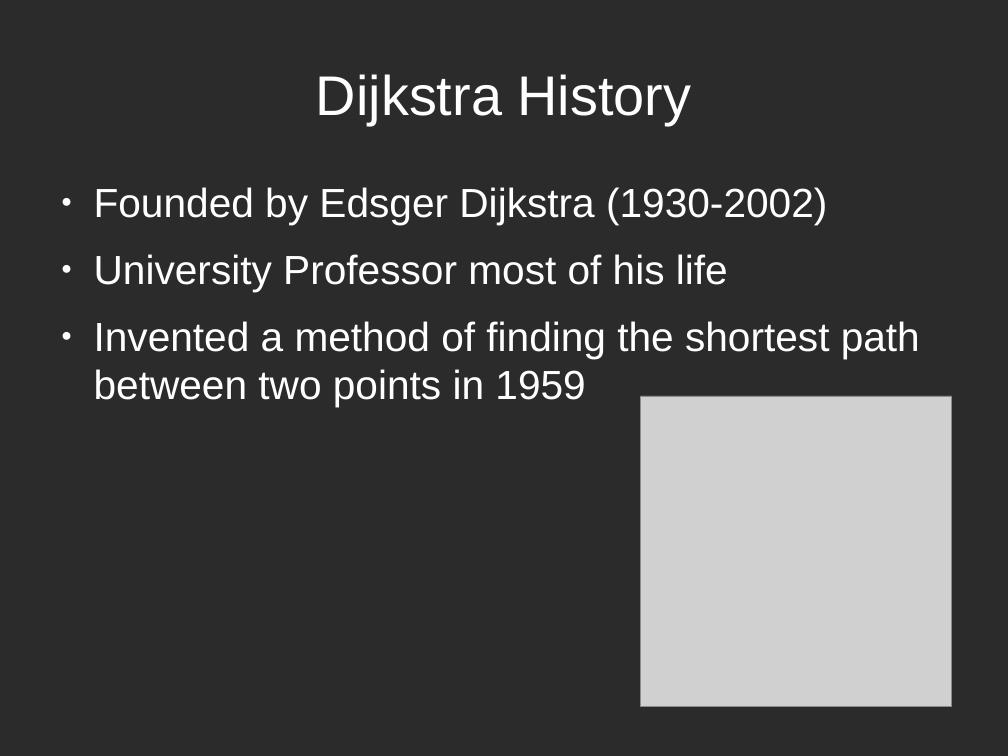
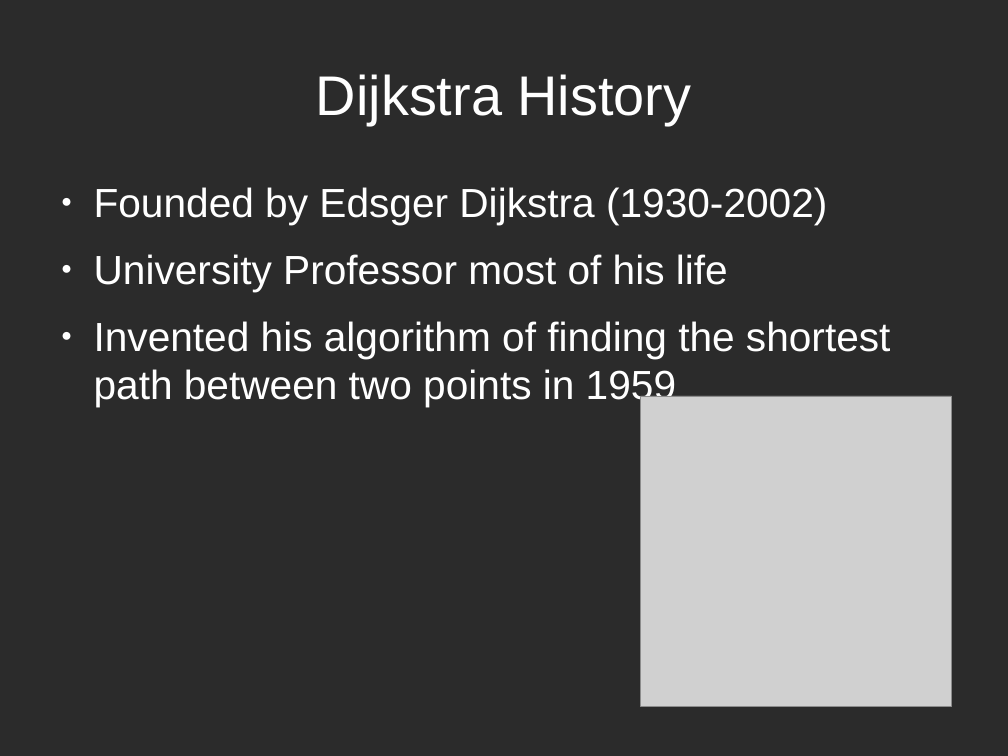
Before and after one commit to BrendanToolan/ResearchMethodsPresentation, a slide deck: slide 5 of research methods presentation.odp. Drawn at 1008x756 pixels with LibreOffice and Linux fonts; fonts in the diff are those of the drawing; grey boxes stand for pictures; background and template pictures are left out; a plain dark background stands for a picture behind light text. Boxes give left, top, right and bottom in pixels: in the first picture for what was removed or moved away, otherwise in the second. Text is boxed around its words. In the diff, an @@ line names an element or a change of style, - is before the commit and + after.

```diff
--- a/research methods presentation.odp
+++ b/research methods presentation.odp
@@ text at (94, 321, 890, 407): text changed @@
-● Invented a method of finding the shortest path between two points in 1959
+● Invented his algorithm of finding the shortest path between two points in 1959
```
Also in this commit, not shown: 1 other file.
